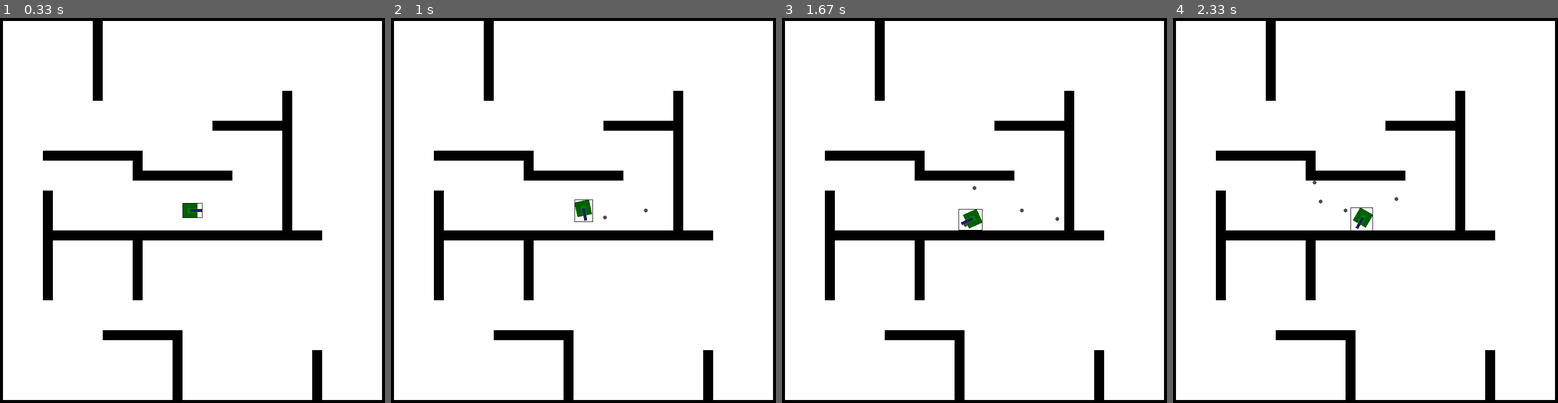
Above: before the commit, frames 1-4 (left to right).
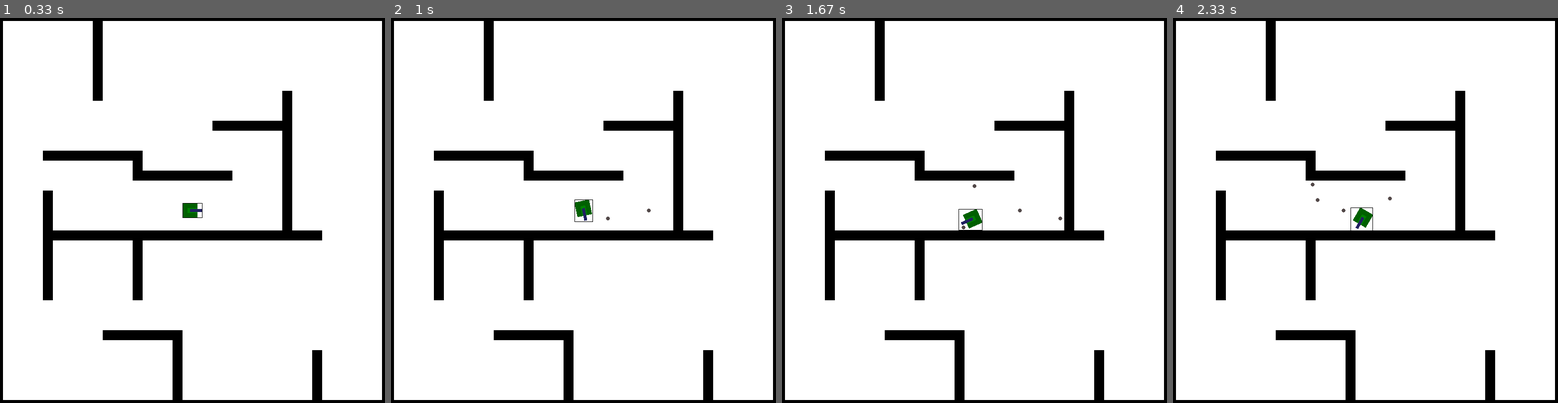
Above: after the commit, the same moments.

Repository: will-hd/Tank-Trouble
Game: pygame game, started from run.py
Same seed, same stepped clock (60 frames per second), same inputs: the game is played once before the commit and once after it.
Inputs:
- Up to frame 1 (0.33 s): no input
- Up to frame 2 (1 s): tap F at 0.33, 0.73 s; hold Right from 0.67 s (still down)
- Up to frame 3 (1.67 s): tap F at 1.03, 1.23, 1.57 s; release Right at 1.13 s; hold Up 1.17-1.47 s; hold Right from 1.5 s (still down)
- Up to frame 4 (2.33 s): tap F at 1.87, 2.07 s; release Right at 1.97 s; hold Left from 2 s (still down)

Frame 1 is identical in both runs. In frame 2, less than 0.1% of the frame differs, in the area x 55-68%, y 49-53%; in frame 3, less than 0.1%; in frame 4, less than 0.1%, in the area x 35-59%, y 42-51%.

Commit message:
Bullets spawn from closer to the end of the barrel

Diff:
--- a/bullets.py
+++ b/bullets.py
@@ -17,9 +17,10 @@
         pygame.draw.circle(self.image, constants.BULLET_COLOR, (4, 4), radius=4)
         # self.image = pygame.image.load("bullet.png")
 
-        self.position = position.copy()
+        self.direction = direction
+        self.position = position.copy() + self.direction*6
         self.rect = self.image.get_rect(center=self.position)
-        self.direction = direction
+
 
         self.bullet_speed = 5
         self.lifetime = 8000 # milliseconds
